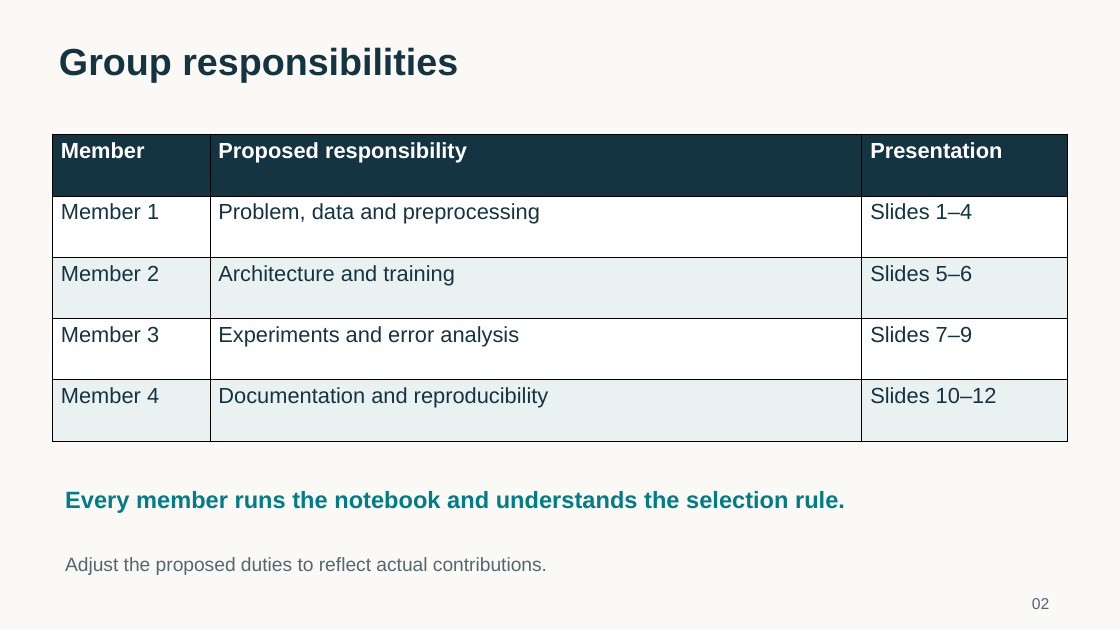
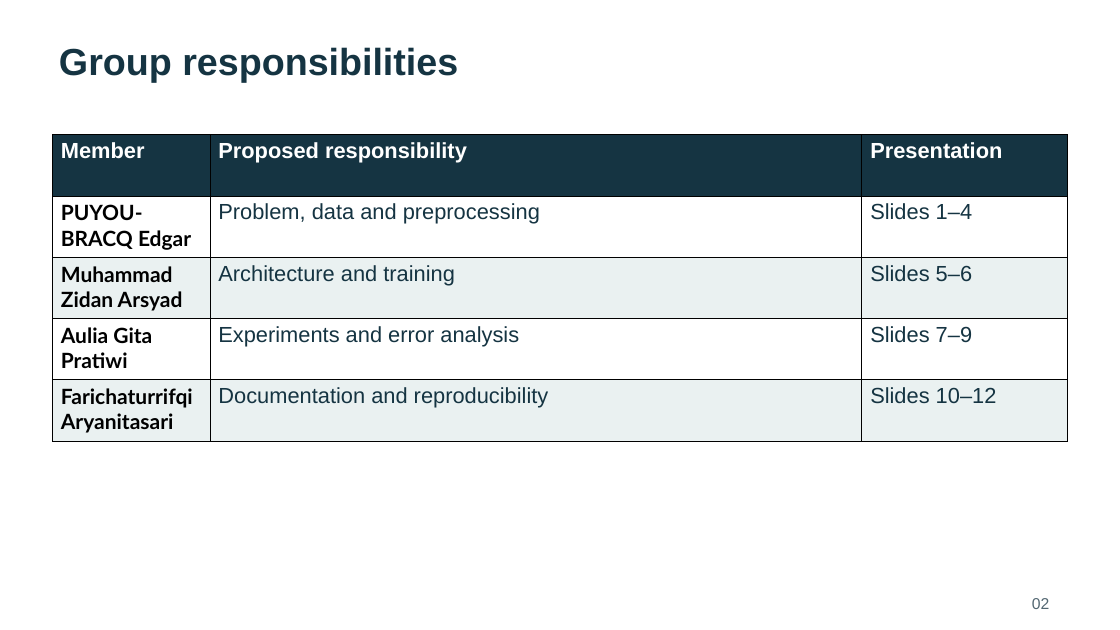
Before and after one commit to zidanarsyad/pmml-group-project-1, a slide deck: slide 2 of Dry_Bean_Presentation.pptx. Drawn at 1120x630 pixels with LibreOffice and Linux fonts; fonts in the diff are those of the drawing. Boxes give left, top, right and bottom in pixels: in the first picture for what was removed or moved away, otherwise in the second. Text is boxed around its words. In the diff, an @@ line names an element or a change of style, - is before the commit and + after.

```diff
--- a/Dry_Bean_Presentation.pptx
+++ b/Dry_Bean_Presentation.pptx
@@ background #FAF9F5 to #FFFFFF @@
@@ table at bbox=[52, 134, 1068, 441] @@
-row 2, column 1: Member 1
+row 2, column 1: PUYOU-BRACQ Edgar
-row 3, column 1: Member 2
+row 3, column 1: Muhammad Zidan Arsyad
-row 4, column 1: Member 3
+row 4, column 1: Aulia Gita Pratiwi
-row 5, column 1: Member 4
+row 5, column 1: Farichaturrifqi Aryanitasari
@@ text removed at bbox=[65, 491, 845, 513] @@
-Every member runs the notebook and understands the selection rule.
@@ text removed at bbox=[65, 557, 547, 575] @@
-Adjust the proposed duties to reflect actual contributions.
```
Also in this commit, not shown: 10 other slides changed, 2 slides added, 1 slide removed, 2 other files.
